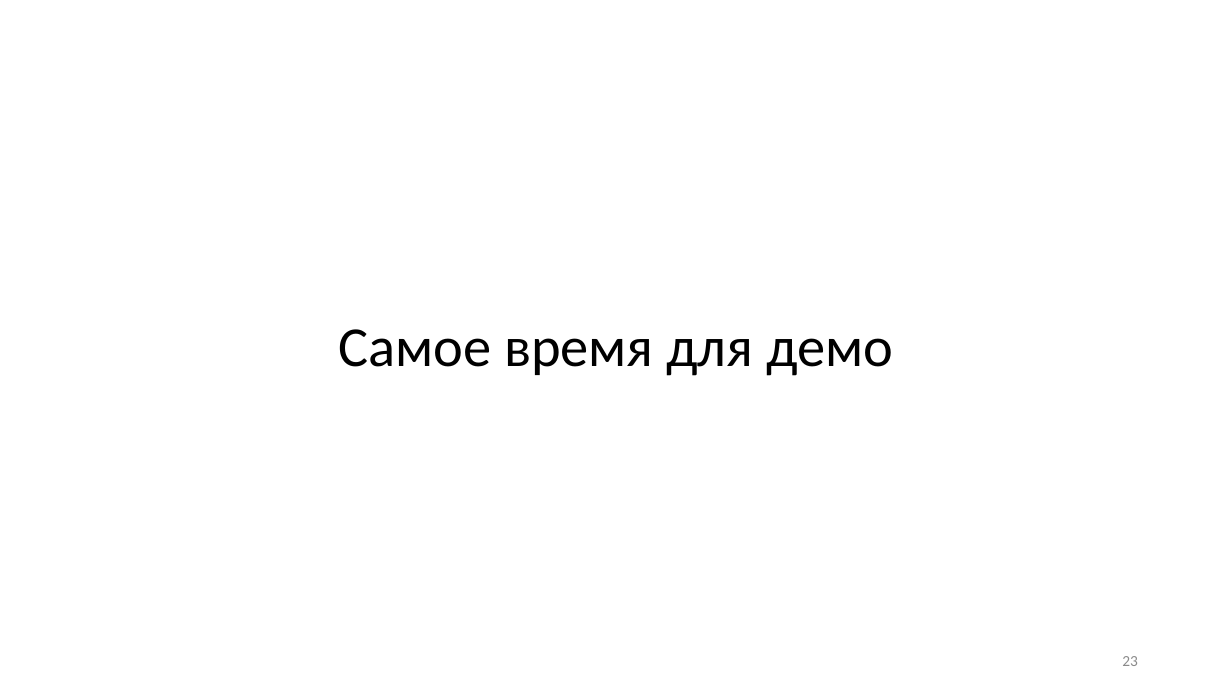
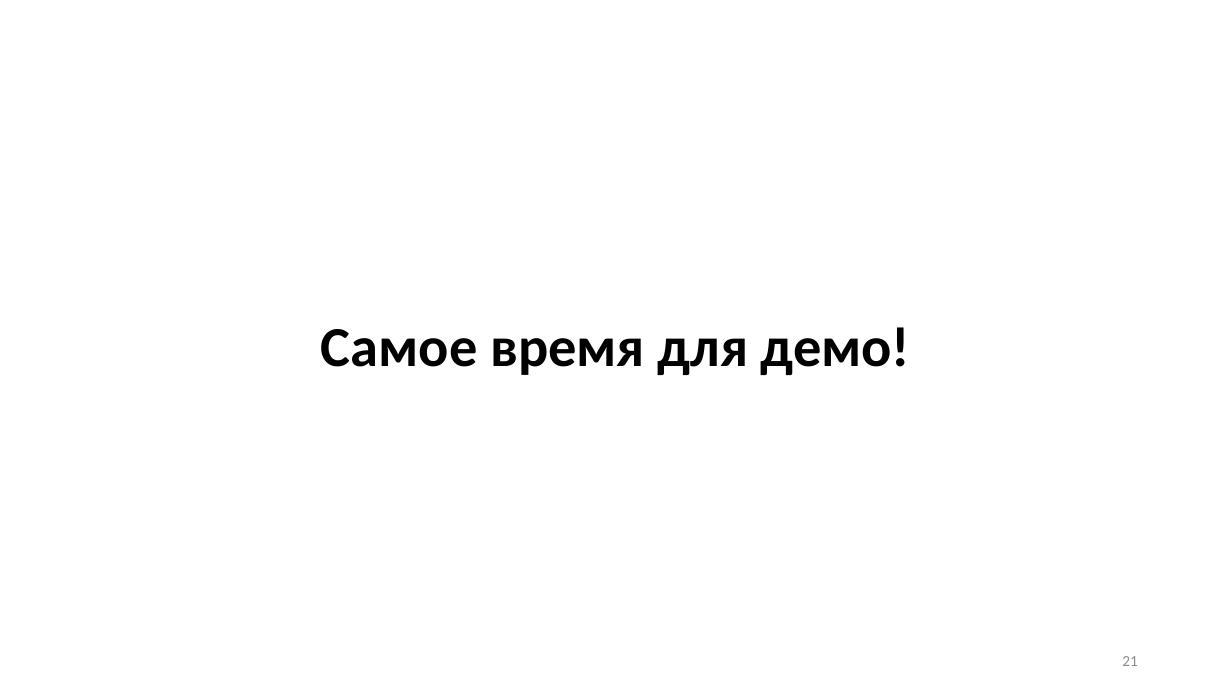
Before and after one commit to Talrandel/MemoryLeak, a slide deck: slide 21 of Утечки памяти.pptx (slide 23 before the commit). Drawn at 1232x693 pixels with LibreOffice and Linux fonts; fonts in the diff are those of the drawing. Boxes give left, top, right and bottom in pixels: in the first picture for what was removed or moved away, otherwise in the second. Text is boxed around its words. In the diff, an @@ line names an element or a change of style, - is before the commit and + after.

```diff
--- a/Утечки памяти.pptx
+++ b/Утечки памяти.pptx
@@ title at bbox=[321, 327, 910, 375]: text changed; bold on @@
-Самое время для демо
+Самое время для демо!
@@ page number at bbox=[1122, 656, 1138, 666]: text changed @@
-23
+21
```
Also in this commit, not shown: 10 other slides changed, 2 slides removed, 7 other files.
